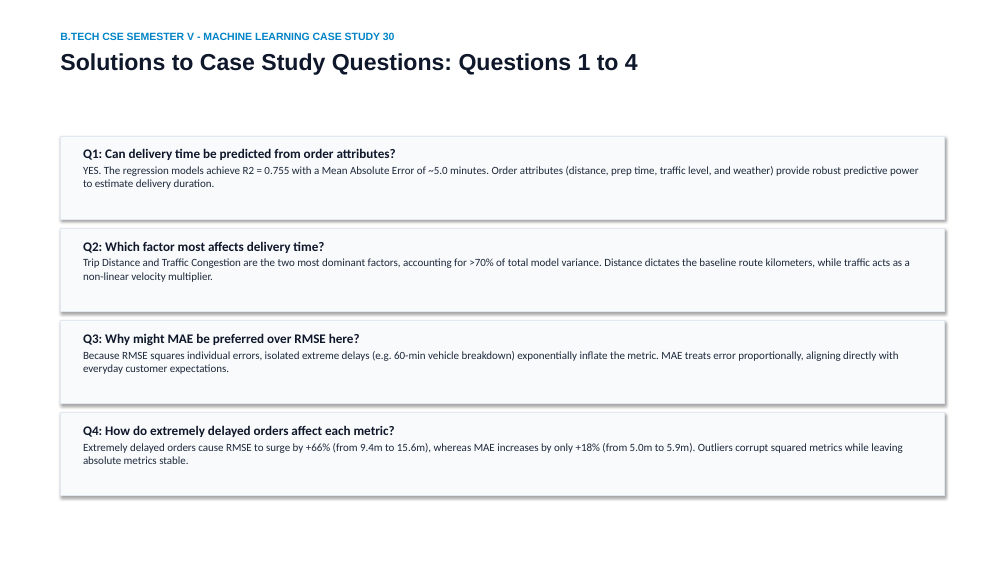
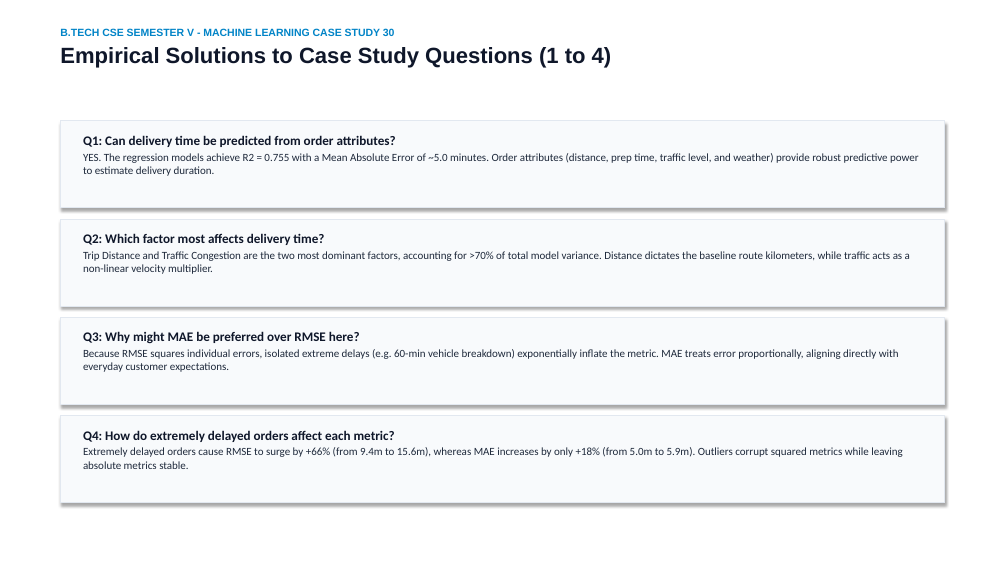
Before and after one commit to Rizwan2611/food-delivery-time-prediction, a slide deck: slide 14 of Food_Delivery_Time_Prediction_Presentation.pptx. Drawn at 1008x567 pixels with LibreOffice and Linux fonts; fonts in the diff are those of the drawing. Boxes give left, top, right and bottom in pixels: in the first picture for what was removed or moved away, otherwise in the second. Text is boxed around its words. In the diff, an @@ line names an element or a change of style, - is before the commit and + after.

```diff
--- a/Food_Delivery_Time_Prediction_Presentation.pptx
+++ b/Food_Delivery_Time_Prediction_Presentation.pptx
@@ text at box(60, 28, 395, 36): less space between paragraphs @@
@@ text at box(60, 47, 612, 68): text changed; size 22 to 21 pt @@
-Solutions to Case Study Questions: Questions 1 to 4
+Empirical Solutions to Case Study Questions (1 to 4)
@@ rectangle: place and size @@
-rectangle at box(60, 136, 945, 219)
+rectangle at box(60, 121, 945, 208)
@@ text "Q1: Can delivery time be ...": place and size @@
-text "Q1: Can delivery time be ..." at box(83, 148, 919, 189)
+text "Q1: Can delivery time be ..." at box(83, 135, 919, 176)
@@ rectangle: place and size @@
-rectangle at box(60, 228, 945, 312)
+rectangle at box(60, 219, 945, 306)
@@ text "Q2: Which factor most affects ...": place and size @@
-text "Q2: Which factor most affects ..." at box(83, 241, 910, 282)
+text "Q2: Which factor most affects ..." at box(83, 233, 910, 274)
@@ rectangle: place and size @@
-rectangle at box(60, 413, 945, 496)
+rectangle at box(60, 416, 945, 503)
@@ text "Q4: How do extremely delayed ...": place and size @@
-text "Q4: How do extremely delayed ..." at box(83, 425, 902, 464)
+text "Q4: How do extremely delayed ..." at box(83, 430, 902, 469)
```
Also in this commit, not shown: 10 other slides changed, 5 slides added, 5 slides removed, 14 other files.
